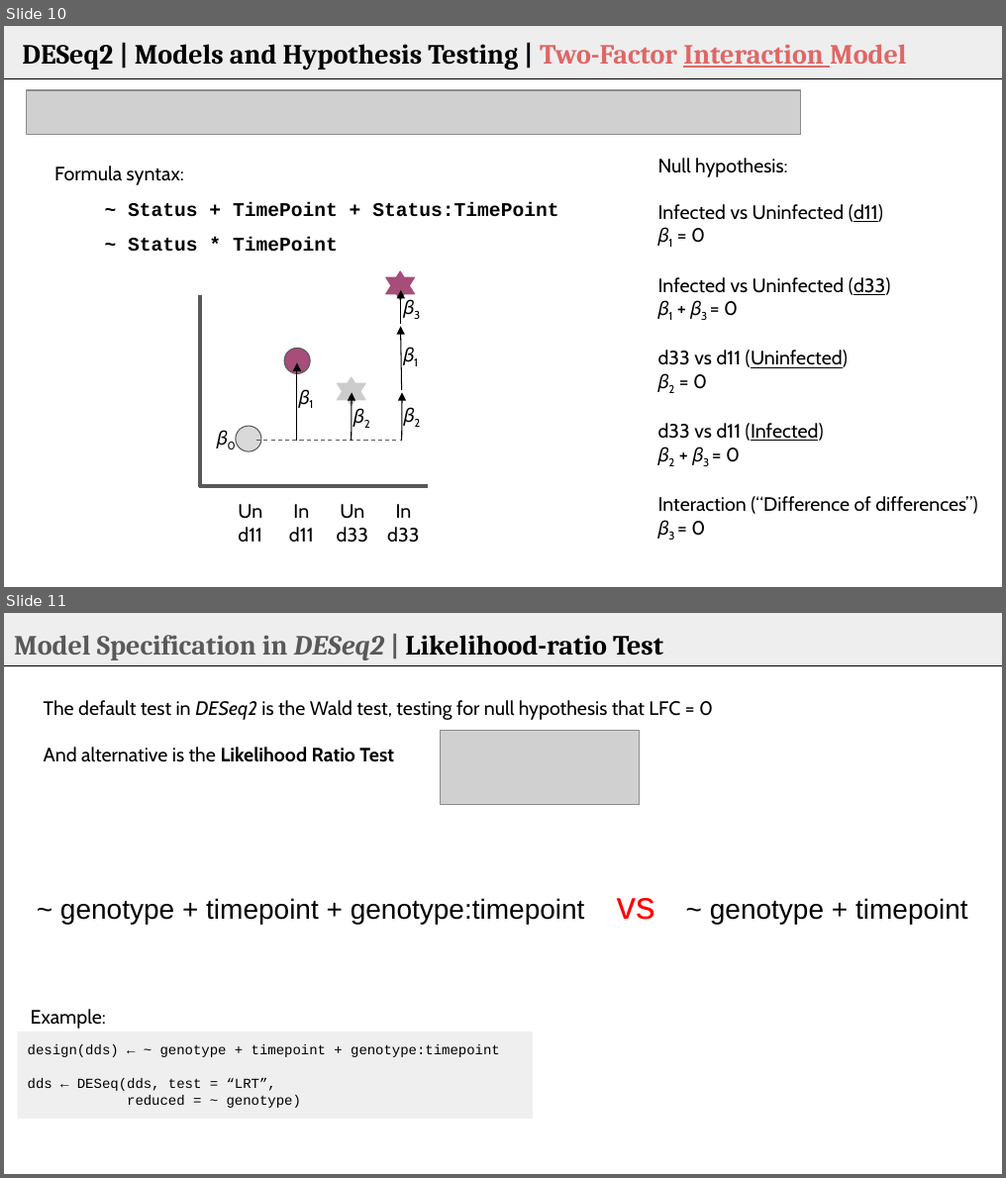
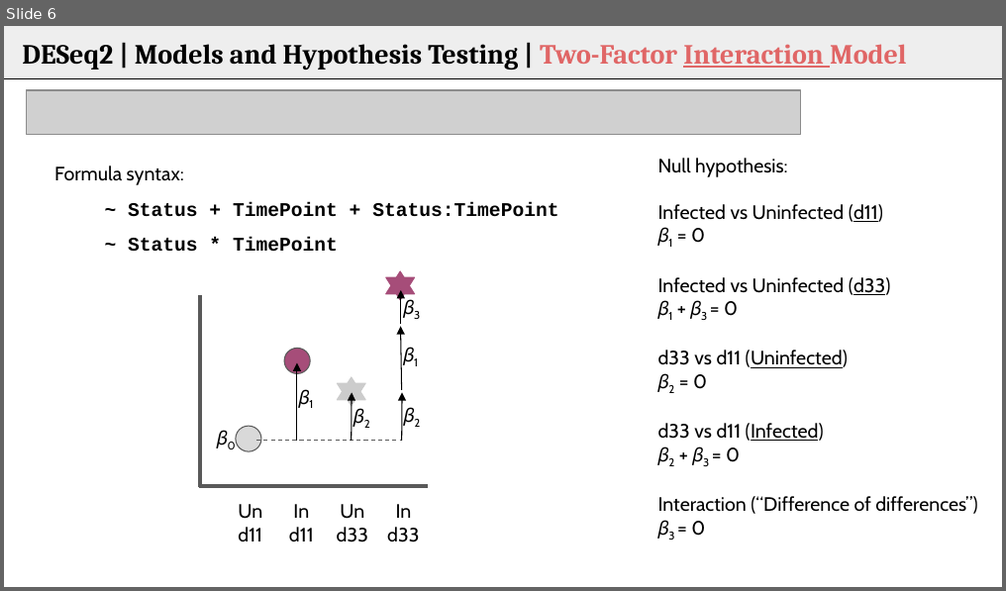
Before and after one commit to bioinformatics-core-shared-training/Bulk_RNAseq_Course_Base, a slide deck: additional_scripts_and_materials/Analysis_of_RNA-seq_data _day3recap.pptx. Shown one above the other, each under a label of ours: slides 10 and 11 before the commit, slide 6 after it. The pictures are 1006x1178 and 1006x591 pixels, drawn with LibreOffice and Linux fonts; fonts in the diff are those of the drawing; grey boxes stand for pictures. Boxes give left, top, right and bottom in pixels: in the first picture for what was removed or moved away, otherwise in the second. Text is boxed around its words. In the diff, an @@ line names an element or a change of style, - is before the commit and + after.

```diff
--- a/additional_scripts_and_materials/Analysis_of_RNA-seq_data _day3recap.pptx
+++ b/additional_scripts_and_materials/Analysis_of_RNA-seq_data _day3recap.pptx
@@ slide 11 removed at [4, 613, 1002, 1174], background #FFFFFF; not listed: 2 template elements that a slide beside it also shows @@
@@ title removed at [14, 635, 663, 661] @@
-Model Specification in DESeq2 | Likelihood-ratio Test
@@ text removed at [44, 700, 713, 762] @@
-The default test in DESeq2 is the Wald test, testing for null hypothesis that LFC = 0
-And alternative is the Likelihood Ratio Test
@@ picture removed at [440, 730, 639, 805] @@
@@ text removed at [60, 898, 968, 924] @@
-~ genotype + timepoint + genotype:timepoint vs ~ genotype + timepoint
@@ text removed at [31, 1009, 106, 1029] @@
-Example:
@@ rectangle removed at [18, 1032, 533, 1120] @@
-design(dds) ← ~ genotype + timepoint + genotype:timepoint
-dds ← DESeq(dds, test = “LRT”,
-reduced = ~ genotype)
@@ what was slide 10 is now slide 6 @@
```
Also in this commit, not shown: 1 slide changed, 1 slide added, 4 other slides removed, 1 other file.
